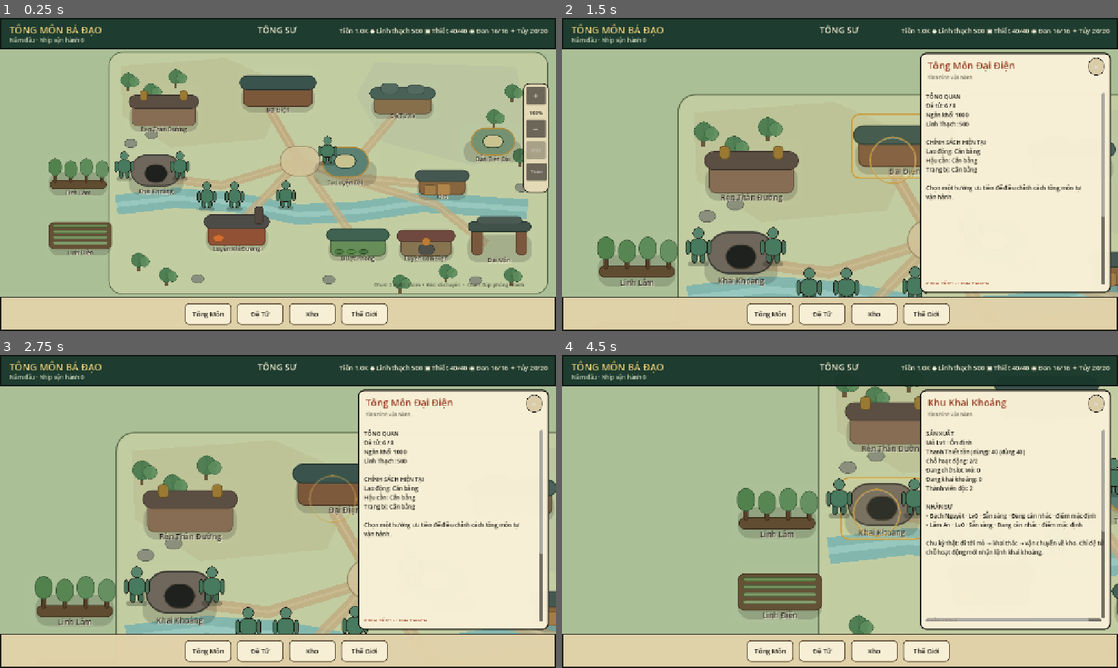
Above: before the commit, frames 1-4 (two rows, left to right).
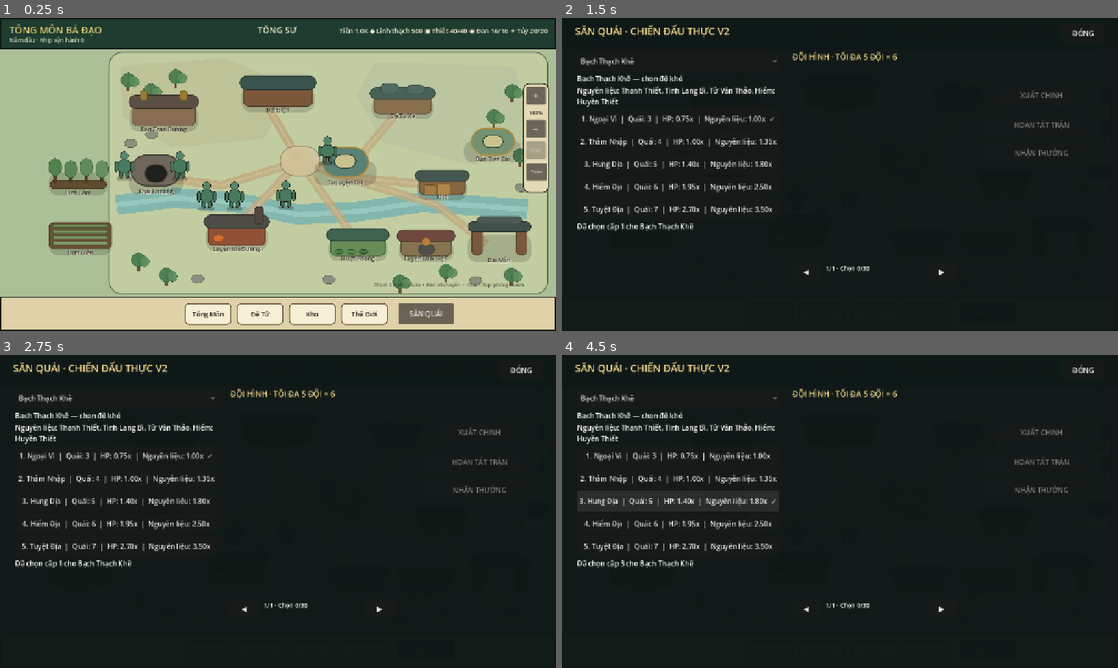
Above: after the commit, the same moments.

Repository: vuanhtuan161094-byte/TongMonBaDao
Game: Godot game, scene res://scenes/p3/p3_2_landscape_sect.tscn
The game is run twice, just before and just after one commit, with the same random seed, the same clock (stepped at 60 frames per second) and the same inputs.
Inputs (mouse positions are in pixels of both pictures, inside the frame that each line leads up to; where the layout moved, square brackets give the same spot in the first picture):
- Up to frame 1 (0.25 s): no input
- Up to frame 2 (1.5 s): click (990, 315) at 0.5 s, where only the run after the commit has a clickable "SĂN QUÁI"; click (840, 89) at 1.25 s
- Up to frame 3 (2.75 s): click (400, 436) [511, 498] at 2 s
- Up to frame 4 (4.5 s): click (723, 448) [751, 511] at 2.75 s; click (801, 567) [990, 667] at 3.5 s; click (717, 511) [884, 589] at 4.25 s

The runs differ from the first frame. In frame 1, 0.7% of the frame differs, in the area x 71-82%, y 91-98%; in frame 2, 97%; in frame 3, 97%; in frame 4, 98%, in the area x 0-100%, y 0-100%.

Commit message:
feat(c4-be01): mount real hunting popup in live P3.2 sect screen [skip ci]

Diff:
--- a/godot/src/presentation/p3_2_landscape_sect.gd
+++ b/godot/src/presentation/p3_2_landscape_sect.gd
@@ -66,8 +66,32 @@
     _build_disciple_summary_panel()
     _build_building_operation_panel()
     _build_living_cue_layer()
+    _install_hunting_entry()
     living_cue_tracker.seed_from_state(state)
     _refresh_living_cues()
+
+# World button opens a modal adapter; it never owns another game clock.
+func _install_hunting_entry() -> void:
+    var entry := Button.new()
+    entry.name = "OpenRealHuntingV2"
+    entry.text = "SĂN QUÁI"
+    entry.position = Vector2(918.0,656.0)
+    entry.size = Vector2(126.0,49.0)
+    entry.z_index = 22
+    entry.add_theme_font_size_override("font_size",16)
+    entry.tooltip_text = "Chọn vùng săn, đệ tử V2 và nhận thưởng thật"
+    entry.pressed.connect(_open_real_hunting)
+    add_child(entry)
+
+func _open_real_hunting() -> void:
+    if not runtime_ready or state == null or runtime_session == null:
+        return
+    _close_disciple_summary(true)
+    _clear_popup()
+    var panel := HuntingExpeditionPanelV2.new()
+    panel.name = "RealHuntingExpeditionV2"
+    popup_layer.add_child(panel)
+    panel.bind_runtime(runtime_session)
 
 func _unhandled_input(event: InputEvent) -> void:
     if _popup_is_open():
